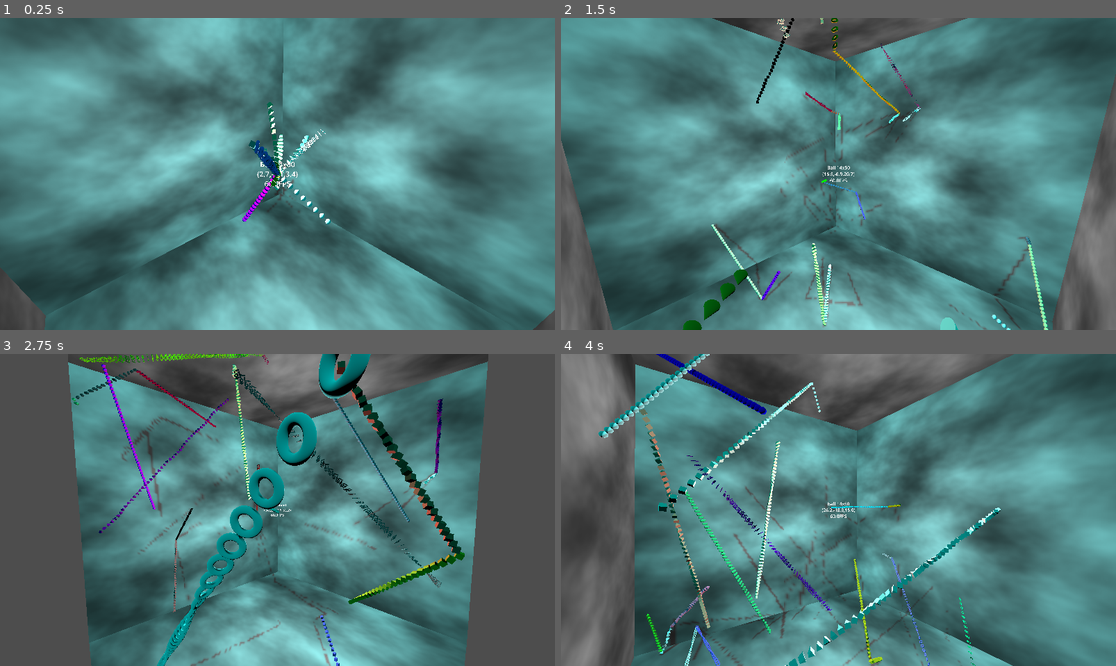
Above: before the commit, frames 1-4 (two rows, left to right).
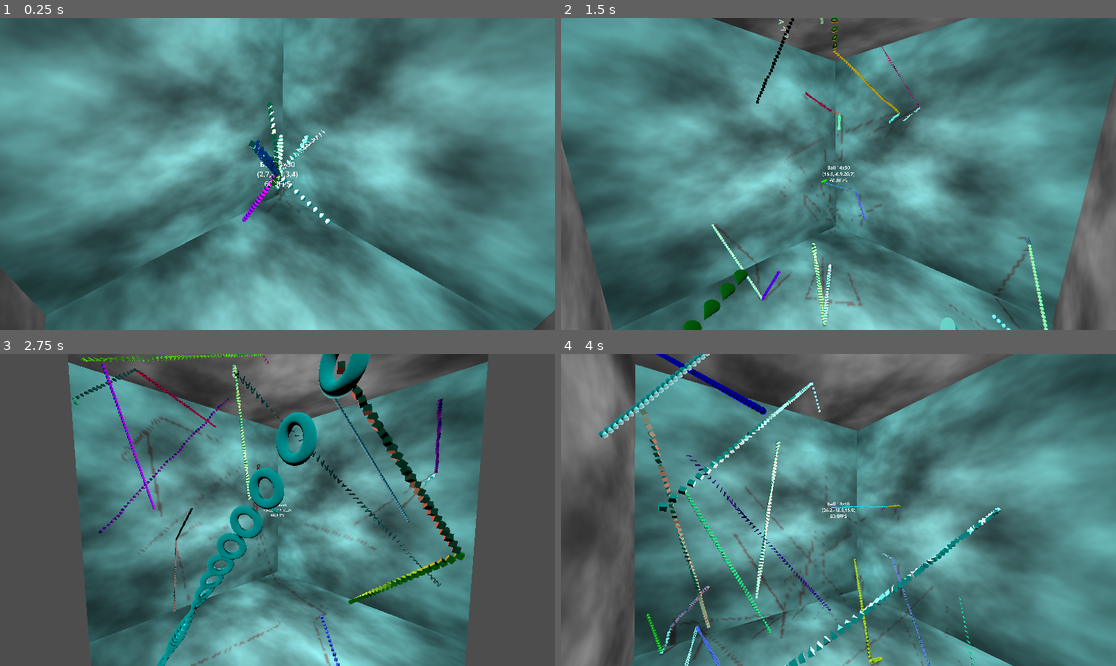
Above: after the commit, the same moments.

Repository: kasworld/gd4game3d
Game: Godot game, scene res://main.tscn
Two runs of this game, one before a commit and one after it. Both use one fixed random seed, a clock stepped at 60 frames per second and the inputs below.
Inputs:
- Up to frame 1 (0.25 s): no input
- Up to frame 2 (1.5 s): no input
- Up to frame 3 (2.75 s): no input
- Up to frame 4 (4 s): no input

The runs differ from the first frame. In frame 1, less than 0.1% of the frame differs, in the area x 47-59%, y 35-54%; in frame 2, 0.1%; in frame 3, 0.7%, in the area x 14-80%, y 0-85%; in frame 4, 0.3%.

Commit message:
add material cache

Diff:
--- a/ball/ball.gd
+++ b/ball/ball.gd
@@ -8,7 +8,6 @@
 var obj_count :int
 var obj_list = []
 var obj_cursor :int
-var color_mat_list = []
 var current_mat :Material
 var current_rot :Vector3
 var current_rot_accel :Vector3
@@ -23,14 +22,13 @@
 	new_cylinder,
 ]
 
-func init(ba :AABB, count :int, comats :Array, t:int)->void:
-	color_mat_list = comats
+func init(ba :AABB, count :int, t:int)->void:
 	bounce_area = ba
 	obj_count = count
 	speed_max = radius * 300
 	speed_min = radius * 120
 	velocity = Vector3( (randf()-0.5)*speed_max,(randf()-0.5)*speed_max,(randf()-0.5)*speed_max)
-	current_mat = color_mat_list.pick_random()
+	current_mat = MatCache.get_color_mat(NamedColorList.color_list.pick_random()[0] )
 	current_rot_accel = Vector3(rand_rad(),rand_rad(),rand_rad())
 	var new_obj = new_obj_fns[t%new_obj_fns.size()]
 	for i in obj_count:
@@ -61,8 +59,10 @@
 
 func new_text(r :float, mat :Material)->Mesh:
 	var mesh = TextMesh.new()
-	mesh.font_size = r*500
-	mesh.text = "한"
+	mesh.depth = r/4
+	mesh.pixel_size = r / 10
+	mesh.font_size = r*50
+	mesh.text = "A"
 	mesh.material = mat
 	return mesh
 
@@ -88,7 +88,6 @@
 	mesh.material = mat
 	return mesh
 
-
 func move(delta :float)->void:
 	var old_obj = obj_list[obj_cursor%obj_count]
 	obj_cursor +=1
@@ -108,7 +107,7 @@
 			bounced = true
 
 	if bounced :
-		current_mat = color_mat_list.pick_random()
+		current_mat = MatCache.get_color_mat(NamedColorList.color_list.pick_random()[0] )
 		current_rot_accel = Vector3(rand_rad(),rand_rad(),rand_rad())
 	sp.mesh.material = current_mat
 	current_rot += current_rot_accel
--- /dev/null
+++ b/global/mat_cache.gd
@@ -0,0 +1,13 @@
+extends Node
+
+var _mat_cache ={}
+
+func get_color_mat(co: Color)->Material:
+	if _mat_cache.get(co) != null :
+		return _mat_cache.get(co)
+	var mat = StandardMaterial3D.new()
+	mat.albedo_color = co
+	mat.metallic = 1
+	mat.clearcoat = true
+	_mat_cache[co] = mat
+	return mat
--- a/main.gd
+++ b/main.gd
@@ -6,32 +6,21 @@
 const TAIL_COUNT = 50
 var ball_list = []
 var b_box :AABB
-var color_mat_list = []
 
 func _ready() -> void:
 	var bound_size = $BoundBox.mesh.size
 	$DirectionalLight3D.position = bound_size *0.45
 	$DirectionalLight3D.look_at(Vector3.ZERO)
 	b_box = AABB( $BoundBox.position -bound_size/2, bound_size)
-	for i in NamedColorList.color_list:
-		var co = i[0]
-		color_mat_list.append(new_mat(co))
 
 	add_ball(TAIL_COUNT)
 	$MovingCamera.init( b_box, Vector3.ZERO, ball_list[0] )
 
 func add_ball(tc :int)->void:
 	var ball = ball_scene.instantiate()
-	ball.init( b_box, tc, color_mat_list , ball_list.size())
+	ball.init( b_box, tc, ball_list.size())
 	ball_list.append(ball)
 	add_child(ball)
-
-func new_mat(co: Color)->Material:
-	var mat = StandardMaterial3D.new()
-	mat.albedo_color = co
-	mat.metallic = 1
-	mat.clearcoat = true
-	return mat
 
 func _process(delta: float) -> void:
 	if ball_list.size() < BALL_COUNT:
--- a/project.godot
+++ b/project.godot
@@ -20,6 +20,7 @@
 
 NamedColorList="*res://global/named_color_list.gd"
 Bounce="*res://global/bounce.gd"
+MatCache="*res://global/mat_cache.gd"
 
 [display]
 
